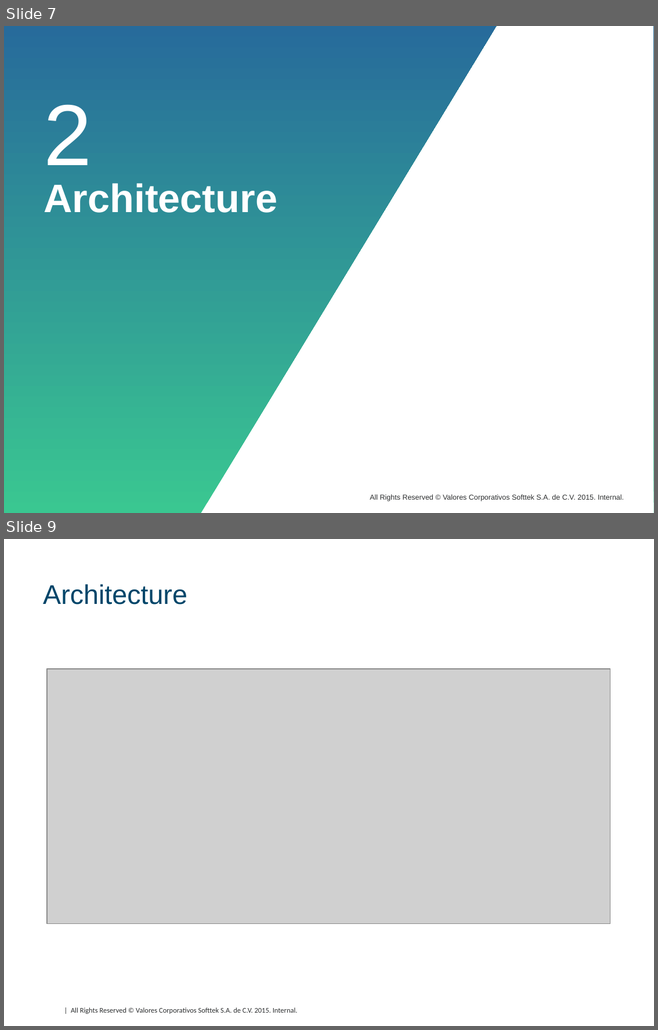
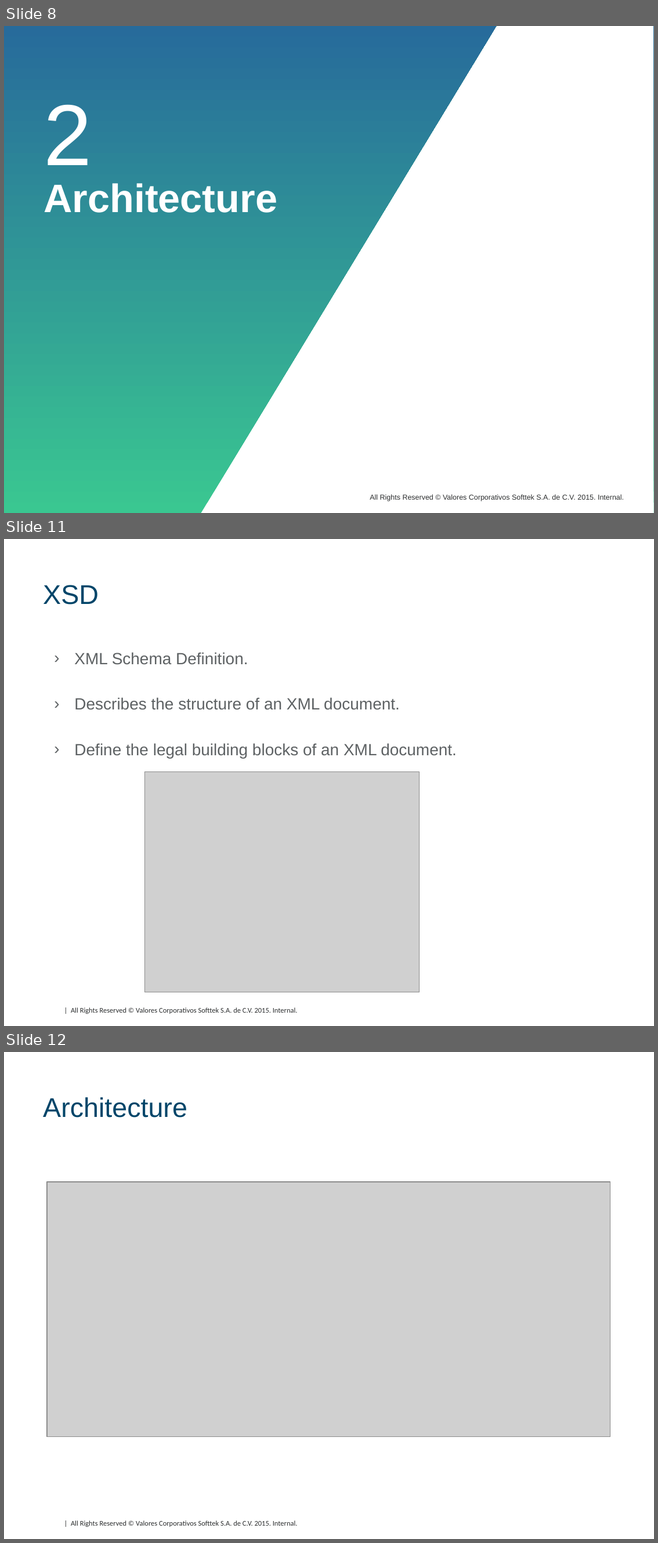
Before and after one commit to DavidHertz/WebServices, a slide deck: SOAP/doc/SOAP.pptx. Shown one above the other, each under a label of ours: slides 7 and 9 before the commit, slides 8, 11 and 12 after it; the slides between them are not shown. The pictures are 658x1030 and 658x1543 pixels, drawn with LibreOffice and Linux fonts; fonts in the diff are those of the drawing; grey boxes stand for pictures; background and template pictures are left out. Boxes give left, top, right and bottom in pixels: in the first picture for what was removed or moved away, otherwise in the second. Text is boxed around its words. In the diff, an @@ line names an element or a change of style, - is before the commit and + after.

```diff
--- a/SOAP/doc/SOAP.pptx
+++ b/SOAP/doc/SOAP.pptx
@@ slide 11 added at (x1=4, y1=539, x2=654, y2=1026), background #FFFFFF; not listed: 1 template element that a slide beside it also shows @@
@@ title added at (x1=43, y1=585, x2=99, y2=605), 30 pt, text #004569 @@
+XSD
@@ text added at (x1=74, y1=652, x2=456, y2=758), 18 pt, text #5E6264 @@
+› XML Schema Definition.
+› Describes the structure of an XML document.
+› Define the legal building blocks of an XML document.
@@ picture added at (x1=145, y1=772, x2=420, y2=993) @@
@@ what was slide 7 is now slide 8 @@
@@ what was slide 9 is now slide 12 @@
```
Also in this commit, not shown: 6 slides changed, 6 other slides added, 4 slides removed, 18 other files.
